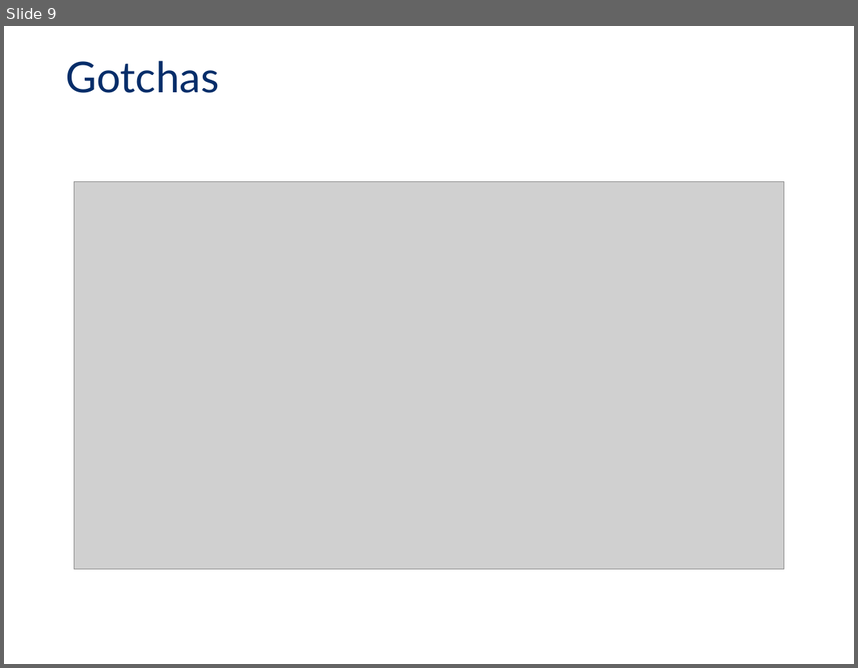
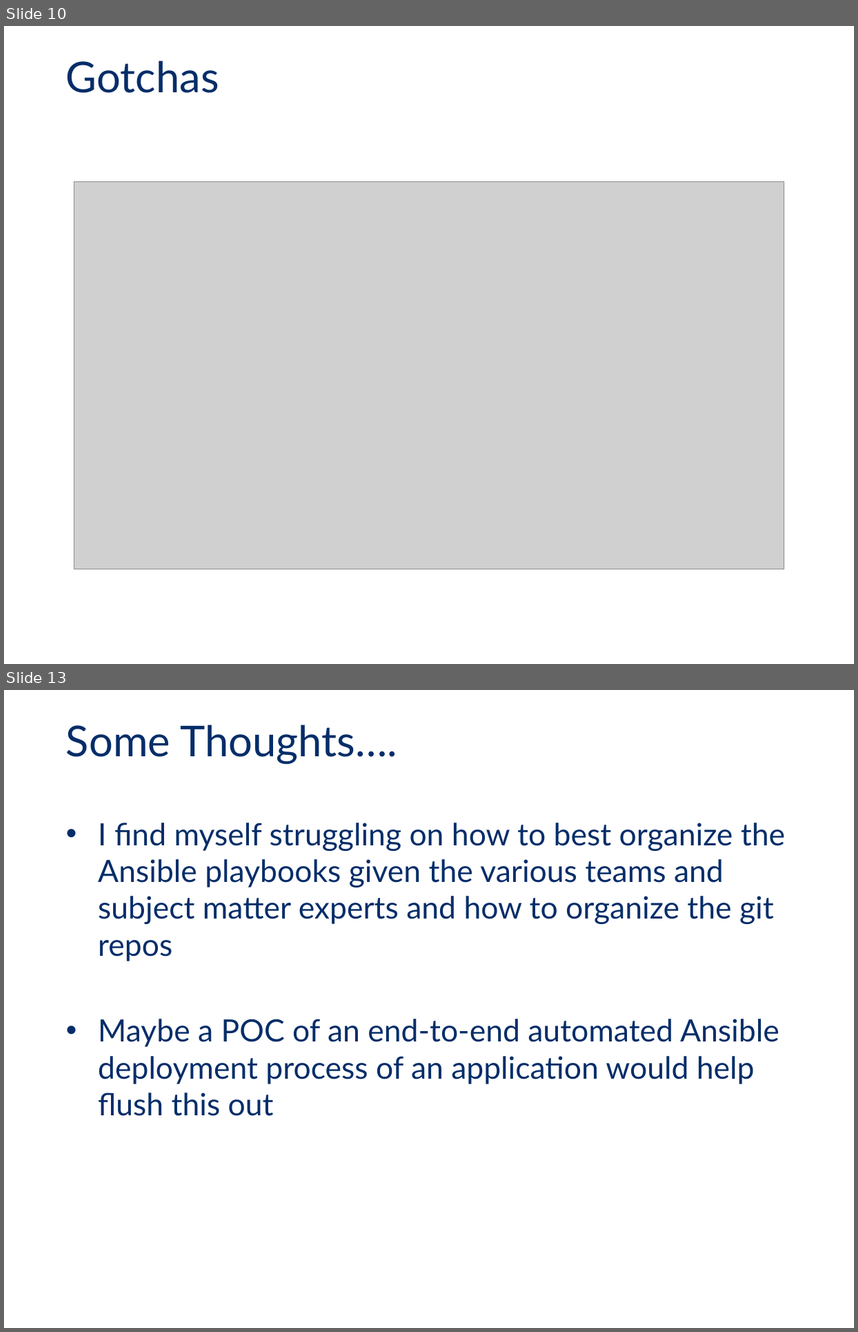
Before and after one commit to sarlindo/ansibledemo, a slide deck: TMX_Ansible_KnowledgeSharing.pptx. Shown one above the other, each under a label of ours: slide 9 before the commit, slides 10 and 13 after it; the slides between them are not shown. The pictures are 858x668 and 858x1332 pixels, drawn with LibreOffice and Linux fonts; fonts in the diff are those of the drawing; grey boxes stand for pictures; background and template pictures are left out. Boxes give left, top, right and bottom in pixels: in the first picture for what was removed or moved away, otherwise in the second. Text is boxed around its words. In the diff, an @@ line names an element or a change of style, - is before the commit and + after.

```diff
--- a/TMX_Ansible_KnowledgeSharing.pptx
+++ b/TMX_Ansible_KnowledgeSharing.pptx
@@ slide 13 added at box(4, 690, 854, 1328), background picture (left out) @@
@@ title added at box(66, 724, 397, 764), 36 pt, text #062D69 @@
+Some Thoughts….
@@ text added at box(98, 822, 785, 1116), 26 pt, text #062D69 @@
+• I find myself struggling on how to best organize the Ansible playbooks given the various teams and subject matter experts and how to organize the git repos
+• Maybe a POC of an end-to-end automated Ansible deployment process of an application would help flush this out
@@ page number added at box(4, 1295, 58, 1328), 12 pt, text #FFFFFF @@
+13
@@ what was slide 9 is now slide 10 @@
```
Also in this commit, not shown: 5 slides changed, 4 other slides added, 1 slide removed.
